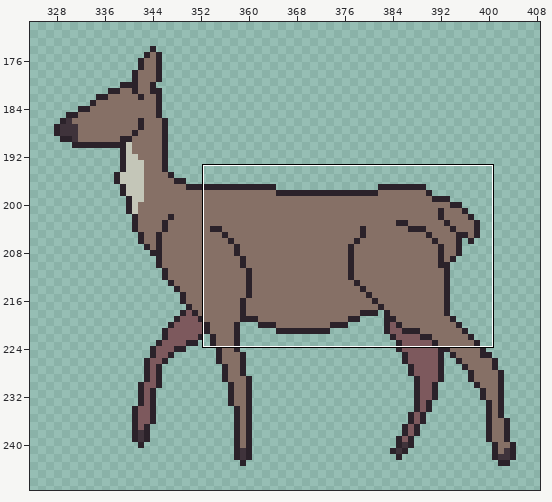
One commit to this pixel-art file: assets/deer.aseprite. The picture above shows the old version from afar; the outline marks the close-up.
Close-up. Before:
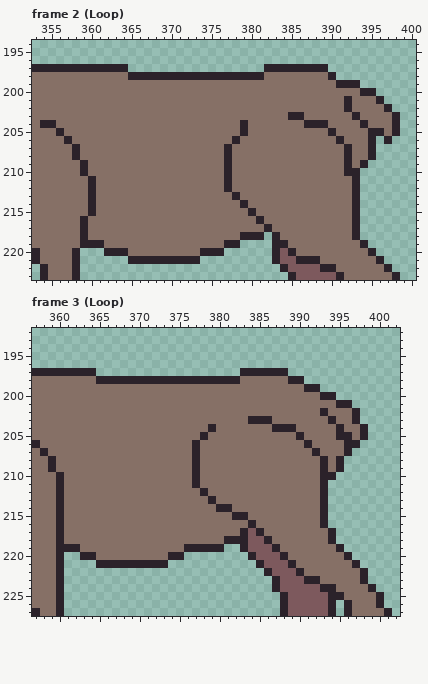
640x360 pixels, 32 frames. Shown: frame 2 (Loop): x 353..400, y 194..223; frame 3 (Loop): x 357..402, y 192..227. The wide view leaves out empty margins. The commit also changed other frames or places, which this record leaves out.
Once edited:
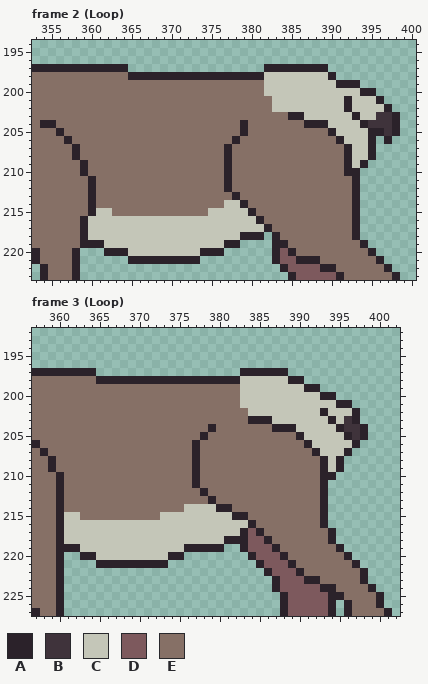
Palette (. is transparent): A #2b222a  B #3f333b  C #c4c6b8  D #7d595d  E #867066
What changed:
--- frame 2 (Loop)
@@ x 380..399 @@
 197 ..AAAAAAAA..........
-198 AAEEEEEEEEA.........
-199 EEEEEEEEEEEAAA......
-200 EEEEEEEEEEEEEEAA....
-201 EEEEEEEEEEEEAEEEA...
-202 EEEEEEEEEEEEAEEEEA..
-203 EEEEEAAEEEEEEAEEEEA.
-204 EEEEEEEAAAEEEEAEEEA.
-205 EEEEEEEEEEAEEEEAAEA.
-206 EEEEEEEEEEEAEEEA.A..
-207 EEEEEEEEEEEEAEEA....
-208 EEEEEEEEEEEEAEEA....
-209 EEEEEEEEEEEEAEA.....
+198 AACCCCCCCCA.........
+199 EECCCCCCCCCAAA......
+200 EECCCCCCCCCCCCAA....
+201 EEECCCCCCCCCACCCA...
+202 EEECCCCCCCCCACCCCA..
+203 EEEEEAACCCCCCACCBBA.
+204 EEEEEEEAAACCCCABBBA.
+205 EEEEEEEEEEACCCCAABA.
+206 EEEEEEEEEEEACCCA.A..
+207 EEEEEEEEEEEEACCA....
+208 EEEEEEEEEEEEACCA....
+209 EEEEEEEEEEEEACA.....
 210 EEEEEEEEEEEEAA......
@@ x 358..383 @@
 213 EEAEEEEEEEEEEEEEEEEEAEEEEE
-214 EEAEEEEEEEEEEEEEEEEEEAEEEE
-215 EEAEEEEEEEEEEEEEEEEEEEAEEE
-216 EAEEEEEEEEEEEEEEEEEEEEEAEE
-217 EAEEEEEEEEEEEEEEEEEEEEEEAE
-218 EAEEEEEEEEEEEEEEEEEEEAAA.A
-219 EAAAEEEEEEEEEEEEEEEAA....A
-220 A...AAAEEEEEEEEEAAA......A
+214 EEAEEEEEEEEEEEEEEEECCAEEEE
+215 EEACCEEEEEEEEEEEECCCCCAEEE
+216 EACCCCCCCCCCCCCCCCCCCCCAEE
+217 EACCCCCCCCCCCCCCCCCCCCCCAE
+218 EACCCCCCCCCCCCCCCCCCCAAA.A
+219 EAAACCCCCCCCCCCCCCCAA....A
+220 A...AAACCCCCCCCCAAA......A
 221 A......AAAAAAAAA.........A
--- frame 3 (Loop)
@@ x 381..399 @@
 197 ..AAAAAA...........
-198 AAEEEEEEAA.........
-199 EEEEEEEEEEAA.......
-200 EEEEEEEEEEEEAA.....
-201 EEEEEEEEEEEEEEAA...
-202 EEEEEEEEEEEEAEEEA..
-203 EEEAAAEEEEEEEAEEA..
-204 EEEEEEAAAEEEEEAEEA.
-205 EEEEEEEEEAEEEEAAEA.
-206 EEEEEEEEEEAEEEEAA..
-207 EEEEEEEEEEEAEEEA...
-208 EEEEEEEEEEEEAEA....
-209 EEEEEEEEEEEEAEA....
+198 AACCCCCCAA.........
+199 EECCCCCCCCAA.......
+200 EECCCCCCCCCCAA.....
+201 EECCCCCCCCCCCCAA...
+202 EEECCCCCCCCCACCCA..
+203 EEEAAACCCCCCCACBA..
+204 EEEEEEAAACCCCCABBA.
+205 EEEEEEEEEACCCCCABA.
+206 EEEEEEEEEEACCCCCA..
+207 EEEEEEEEEEEACCCA...
+208 EEEEEEEEEEEEACA....
+209 EEEEEEEEEEEEACA....
 210 EEEEEEEEEEEEAA.....
@@ x 359..385 @@
 213 EAEEEEEEEEEEEEEEEEEEAEEEEEE
-214 EAEEEEEEEEEEEEEEEEEEEAAEEEE
-215 EAEEEEEEEEEEEEEEEEEEEEEAAEE
-216 EAEEEEEEEEEEEEEEEEEEEEEEEAE
-217 EAEEEEEEEEEEEEEEEEEEEEEEADA
-218 EAEEEEEEEEEEEEEEEEEEEEAAADD
-219 EAAAEEEEEEEEEEEEEAAAAA..ADD
-220 EA..AAEEEEEEEEEAA........AD
+214 EAEEEEEEEEEEEEEEECCCCAAEEEE
+215 EACCEEEEEEEEEECCCCCCCCCAAEE
+216 EACCCCCCCCCCCCCCCCCCCCCCCAE
+217 EACCCCCCCCCCCCCCCCCCCCCCADA
+218 EACCCCCCCCCCCCCCCCCCCCAAADD
+219 EAAACCCCCCCCCCCCCAAAAA..ADD
+220 EA..AACCCCCCCCCAA........AD
 221 EA....AAAAAAAAA...........A
Where, in picture pixels (left, top, right, bottom), the same in both close-ups:
changed: (264, 72, 392, 168)
changed: (88, 200, 264, 256)
changed: (240, 376, 360, 472)
changed: (64, 504, 248, 560)
